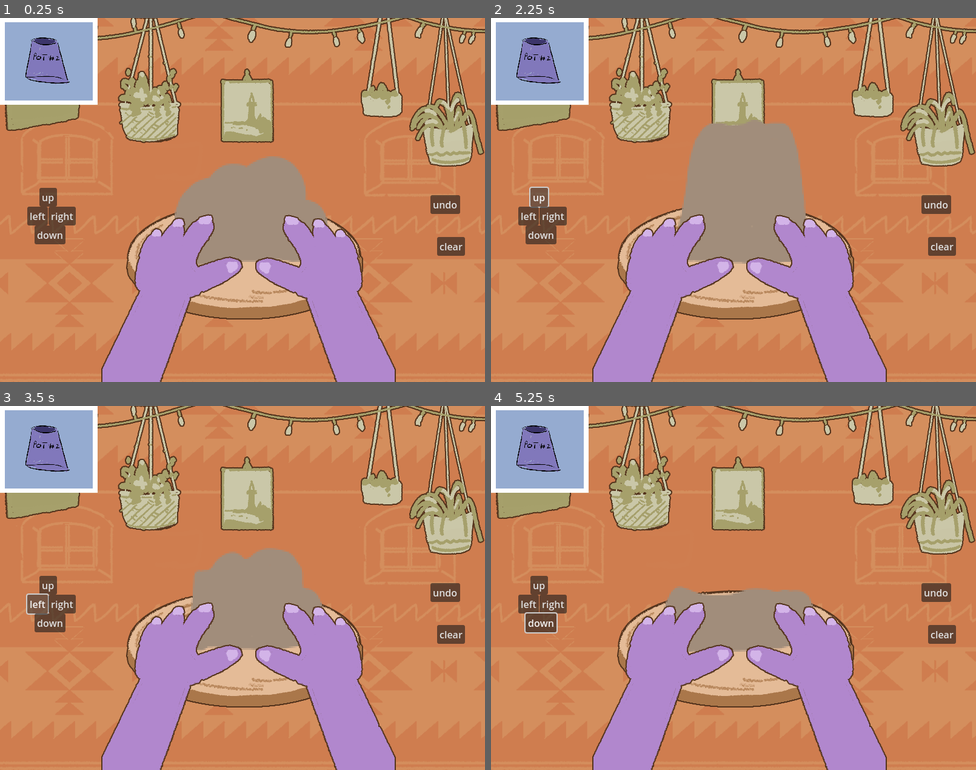
Above: before the commit, frames 1-4 (two rows, left to right).
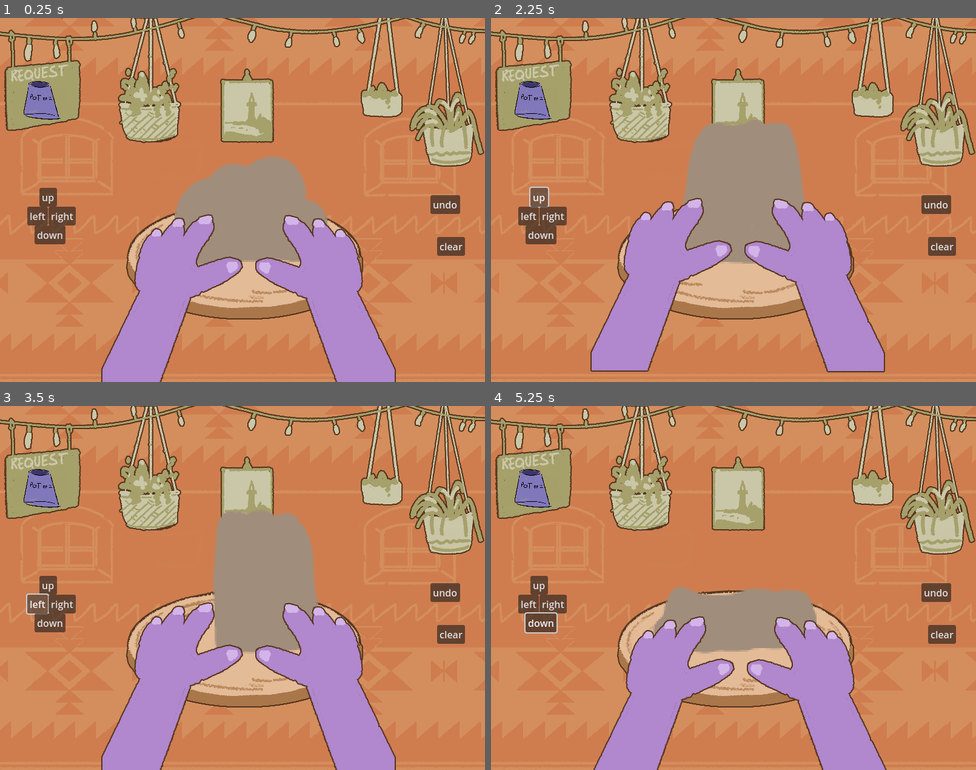
Above: after the commit, the same moments.

Repository: meryem0798/CLAYNIAC
Game: Godot game, scene res://scenes/main.tscn
The game is run twice, just before and just after one commit, with the same random seed, the same clock (stepped at 60 frames per second) and the same inputs.
Inputs (mouse positions are in pixels of both pictures, inside the frame that each line leads up to):
- Up to frame 1 (0.25 s): no input
- Up to frame 2 (2.25 s): click "undo" at 0.5 s; click "clear" at 1.25 s; click "up" at 2 s
- Up to frame 3 (3.5 s): click "left" at 2.75 s
- Up to frame 4 (5.25 s): click "right" at 3.5 s; click "down" at 4.25 s; tap Enter at 5 s; move the mouse to (840, 569) at 5.02 s; hold Right (ui_right) from 5.03 s (still down); click (840, 569) at 5.17 s

The runs differ from the first frame. In frame 1, 5.1% of the frame differs, in the area x 0-21%, y 0-28%; in frame 2, 12%, in the area x 0-82%, y 0-100%; in frame 3, 7.7%; in frame 4, 10%.

Commit message:
paint mechanic MARCHE YESSSSS!!!!! + je crois avoir enfin fix tous les bugs de main scene

Diff:
--- a/project.godot
+++ b/project.godot
@@ -15,6 +15,10 @@
 config/features=PackedStringArray("4.4", "Forward Plus")
 config/icon="res://icon.svg"
 
+[autoload]
+
+GameManager="*res://scripts/GameManager.gd"
+
 [display]
 
 window/size/viewport_width=800
--- /dev/null
+++ b/scenes/final.tscn
@@ -0,0 +1,33 @@
+[gd_scene load_steps=6 format=3 uid="uid://butquomiv6fai"]
+
+[ext_resource type="Script" uid="uid://8s2xicrsrv30" path="res://scripts/final.gd" id="1_op64y"]
+[ext_resource type="Texture2D" uid="uid://bo2r1y72m7s8g" path="res://sprites/bgs/mur.png" id="1_qkvop"]
+[ext_resource type="Texture2D" uid="uid://c0be8sqynn6im" path="res://sprites/bgs/walldeco.png" id="2_op64y"]
+[ext_resource type="Texture2D" uid="uid://cynlvwsa7k8bo" path="res://sprites/argile/argile0.png" id="4_gh6hq"]
+[ext_resource type="Texture2D" uid="uid://duumhqeld8ujr" path="res://sprites/bgs/potterywheel.png" id="4_y0die"]
+
+[node name="final" type="Node2D"]
+script = ExtResource("1_op64y")
+
+[node name="bg" type="TextureRect" parent="."]
+texture_filter = 1
+offset_right = 807.0
+offset_bottom = 610.0
+texture = ExtResource("1_qkvop")
+
+[node name="bg2" type="TextureRect" parent="."]
+texture_filter = 1
+offset_right = 40.0
+offset_bottom = 40.0
+texture = ExtResource("2_op64y")
+
+[node name="truc" type="Sprite2D" parent="."]
+texture_filter = 1
+position = Vector2(396, 207)
+texture = ExtResource("4_y0die")
+
+[node name="argilelol2" type="Sprite2D" parent="."]
+texture_filter = 1
+position = Vector2(399, 168)
+scale = Vector2(3, 3)
+texture = ExtResource("4_gh6hq")
--- a/scenes/main.tscn
+++ b/scenes/main.tscn
@@ -9,15 +9,112 @@
 [ext_resource type="Texture2D" uid="uid://duumhqeld8ujr" path="res://sprites/bgs/potterywheel.png" id="6_trceg"]
 [ext_resource type="Script" uid="uid://de5vybmcg0dhg" path="res://scripts/argile.gd" id="8_ya4ey"]
 [ext_resource type="Texture2D" uid="uid://inp2qbgx1pr" path="res://sprites/bgs/hands.png" id="10_a8y0u"]
+[ext_resource type="Texture2D" uid="uid://dktp50or36l47" path="res://sprites/bgs/hands2.png" id="10_choun"]
+[ext_resource type="Texture2D" uid="uid://c1ubbw3k4p6my" path="res://sprites/bgs/handsleft.png" id="11_trceg"]
+[ext_resource type="Texture2D" uid="uid://dnspwrbp3881o" path="res://sprites/bgs/handsright.png" id="12_a8y0u"]
+[ext_resource type="Texture2D" uid="uid://x1pmqbmifmrx" path="res://sprites/bgs/handsup.png" id="13_jkv2x"]
+
+[sub_resource type="AtlasTexture" id="AtlasTexture_ya4ey"]
+atlas = ExtResource("10_a8y0u")
+region = Rect2(0, 0, 800, 600)
+
+[sub_resource type="AtlasTexture" id="AtlasTexture_trceg"]
+atlas = ExtResource("10_choun")
+region = Rect2(0, 0, 800, 600)
+
+[sub_resource type="AtlasTexture" id="AtlasTexture_a8y0u"]
+atlas = ExtResource("10_a8y0u")
+region = Rect2(0, 0, 800, 600)
+
+[sub_resource type="AtlasTexture" id="AtlasTexture_jbj1t"]
+atlas = ExtResource("11_trceg")
+region = Rect2(0, 0, 800, 600)
+
+[sub_resource type="AtlasTexture" id="AtlasTexture_muem4"]
+atlas = ExtResource("10_a8y0u")
+region = Rect2(0, 0, 800, 600)
+
+[sub_resource type="AtlasTexture" id="AtlasTexture_dp3eg"]
+atlas = ExtResource("12_a8y0u")
+region = Rect2(0, 0, 800, 600)
+
+[sub_resource type="AtlasTexture" id="AtlasTexture_0ld40"]
+atlas = ExtResource("10_a8y0u")
+region = Rect2(0, 0, 800, 600)
+
+[sub_resource type="AtlasTexture" id="AtlasTexture_gqmmt"]
+atlas = ExtResource("13_jkv2x")
+region = Rect2(0, 0, 800, 600)
+
+[sub_resource type="AtlasTexture" id="AtlasTexture_yc10j"]
+atlas = ExtResource("10_a8y0u")
+region = Rect2(0, 0, 800, 600)
+
+[sub_resource type="SpriteFrames" id="SpriteFrames_jkv2x"]
+animations = [{
+"frames": [{
+"duration": 1.0,
+"texture": SubResource("AtlasTexture_ya4ey")
+}],
+"loop": true,
+"name": &"default",
+"speed": 5.0
+}, {
+"frames": [{
+"duration": 1.0,
+"texture": SubResource("AtlasTexture_trceg")
+}, {
+"duration": 1.0,
+"texture": SubResource("AtlasTexture_a8y0u")
+}],
+"loop": false,
+"name": &"down",
+"speed": 3.0
+}, {
+"frames": [{
+"duration": 1.0,
+"texture": SubResource("AtlasTexture_jbj1t")
+}, {
+"duration": 1.0,
+"texture": SubResource("AtlasTexture_muem4")
+}],
+"loop": false,
+"name": &"left",
+"speed": 3.0
+}, {
+"frames": [{
+"duration": 1.0,
+"texture": SubResource("AtlasTexture_dp3eg")
+}, {
+"duration": 1.0,
+"texture": SubResource("AtlasTexture_0ld40")
+}],
+"loop": false,
+"name": &"right",
+"speed": 3.0
+}, {
+"frames": [{
+"duration": 1.0,
+"texture": SubResource("AtlasTexture_gqmmt")
+}, {
+"duration": 1.0,
+"texture": SubResource("AtlasTexture_yc10j")
+}],
+"loop": false,
+"name": &"up",
+"speed": 3.0
+}]
 
 [node name="main" type="Node2D"]
 
 [node name="bg" type="TextureRect" parent="."]
+texture_filter = 1
 offset_right = 807.0
 offset_bottom = 610.0
 texture = ExtResource("1_ya4ey")
 
 [node name="bg2" type="TextureRect" parent="."]
+texture_filter = 1
 offset_right = 40.0
 offset_bottom = 40.0
 texture = ExtResource("2_eb6dy")
@@ -29,6 +126,7 @@
 offset_bottom = 144.0
 
 [node name="requestsquare" type="TextureRect" parent="requests"]
+visible = false
 texture_filter = 1
 layout_mode = 0
 offset_right = 644.0
@@ -38,8 +136,8 @@
 
 [node name="rqst_spr" type="Sprite2D" parent="requests"]
 texture_filter = 1
-position = Vector2(76, 62)
-scale = Vector2(0.3, 0.3)
+position = Vector2(67, 129)
+scale = Vector2(0.25, 0.25)
 texture = ExtResource("2_jyhfs")
 script = ExtResource("5_ya4ey")
 
@@ -55,10 +153,12 @@
 texture = ExtResource("5_tefeu")
 script = ExtResource("8_ya4ey")
 
-[node name="arms" type="Sprite2D" parent="."]
+[node name="arms" type="AnimatedSprite2D" parent="."]
 texture_filter = 1
 position = Vector2(278, 334)
-texture = ExtResource("10_a8y0u")
+sprite_frames = SubResource("SpriteFrames_jkv2x")
+animation = &"up"
+autoplay = "default"
 
 [node name="undo" type="Button" parent="."]
 offset_left = 710.0
@@ -102,6 +202,7 @@
 offset_bottom = 373.0
 text = "down"
 
+[connection signal="pressed" from="undo" to="argile" method="_on_undo_pressed"]
 [connection signal="pressed" from="clear" to="requests/rqst_spr" method="_on_clear_pressed"]
 [connection signal="pressed" from="clear" to="argile" method="_on_clear_pressed"]
 [connection signal="pressed" from="btn_up" to="requests/rqst_spr" method="_on_btn_up_pressed"]
--- /dev/null
+++ b/scenes/oven.gd
@@ -0,0 +1,14 @@
+extends Node2D
+@onready var rqst_spr_2: Sprite2D = $rqst_spr2
+
+func _ready() -> void:
+	rqst_spr_2.texture = GameManager.pot_demande
+
+
+
+func _on_button_pressed() -> void:
+	#play sound
+	#play oven animation
+	await get_tree().create_timer(2.0).timeout
+	get_tree().change_scene_to_file("res://scenes/paint.tscn")
+	pass
--- /dev/null
+++ b/scenes/oven.tscn
@@ -0,0 +1,49 @@
+[gd_scene load_steps=7 format=3 uid="uid://m236reffi30n"]
+
+[ext_resource type="Script" uid="uid://dej7hxhihjl7" path="res://scenes/oven.gd" id="1_c6yvy"]
+[ext_resource type="Texture2D" uid="uid://bo2r1y72m7s8g" path="res://sprites/bgs/mur.png" id="1_pgb8s"]
+[ext_resource type="Texture2D" uid="uid://c0be8sqynn6im" path="res://sprites/bgs/walldeco.png" id="2_m1wc2"]
+[ext_resource type="Texture2D" uid="uid://duumhqeld8ujr" path="res://sprites/bgs/potterywheel.png" id="3_c6yvy"]
+[ext_resource type="Texture2D" uid="uid://duse1edpuj2m3" path="res://sprites/bgs/four.png" id="4_m1wc2"]
+[ext_resource type="Texture2D" uid="uid://3qf7ucdw6y0c" path="res://sprites/pots/pot1.png" id="6_vkw7c"]
+
+[node name="oven" type="Node2D"]
+script = ExtResource("1_c6yvy")
+
+[node name="bg" type="TextureRect" parent="."]
+texture_filter = 1
+offset_right = 807.0
+offset_bottom = 610.0
+texture = ExtResource("1_pgb8s")
+
+[node name="bg2" type="TextureRect" parent="."]
+texture_filter = 1
+offset_right = 40.0
+offset_bottom = 40.0
+texture = ExtResource("2_m1wc2")
+
+[node name="truc" type="Sprite2D" parent="."]
+visible = false
+texture_filter = 1
+position = Vector2(396, 207)
+texture = ExtResource("3_c6yvy")
+
+[node name="four" type="Sprite2D" parent="."]
+texture_filter = 1
+position = Vector2(402, 294)
+texture = ExtResource("4_m1wc2")
+
+[node name="Button" type="Button" parent="."]
+offset_left = 32.0
+offset_top = 251.0
+offset_right = 197.0
+offset_bottom = 340.0
+text = "put in oven"
+
+[node name="rqst_spr2" type="Sprite2D" parent="."]
+texture_filter = 1
+position = Vector2(67, 129)
+scale = Vector2(0.25, 0.25)
+texture = ExtResource("6_vkw7c")
+
+[connection signal="pressed" from="Button" to="." method="_on_button_pressed"]
--- /dev/null
+++ b/scenes/paint.gd
@@ -0,0 +1,127 @@
+extends Node2D
+
+@onready var argilelol: Sprite2D = $argilelol
+@onready var color_picker: ColorPickerButton = $ColorPickerButton
+@onready var area_2d: Area2D = $Area2D
+@onready var rqst_spr_3: Sprite2D = $rqst_spr3
+
+var draw_image: Image
+var draw_texture: ImageTexture
+var brush_color: Color = Color.BLACK
+var brush_size: int = 3
+var last_mouse_pos: Vector2 = Vector2.ZERO
+
+var original_image: Image
+var is_erasing: bool = false
+
+func _ready():
+	rqst_spr_3.texture = GameManager.pot_demande
+	if GameManager.argile_texture: #je vais me tuer pq il fallait que je vérifie si l'e potargile' existe pr que ça marche????????
+		argilelol.texture = GameManager.argile_texture
+
+
+	var temp_image = argilelol.texture.get_image()
+	temp_image.convert(Image.FORMAT_RGBA8)
+	original_image = temp_image.duplicate()
+
+	draw_image = temp_image
+	draw_texture = ImageTexture.create_from_image(draw_image)
+	argilelol.texture = draw_texture
+
+
+
+func _input(event: InputEvent) -> void:
+	if not is_mouse_in_area():
+		last_mouse_pos = Vector2.ZERO
+		return
+
+	if event is InputEventMouseButton:
+		if event.button_index == MOUSE_BUTTON_LEFT:
+			if event.pressed:
+				var local_pos = get_local_mouse_pos_on_sprite()
+				last_mouse_pos = local_pos
+				draw_point(local_pos)
+			else:
+				last_mouse_pos = Vector2.ZERO
+
+	if event is InputEventMouseMotion and event.button_mask & MOUSE_BUTTON_MASK_LEFT:
+		var local_pos = get_local_mouse_pos_on_sprite()
+		if last_mouse_pos != Vector2.ZERO:
+			draw_line_segmented(last_mouse_pos, local_pos)
+			last_mouse_pos = local_pos
+
+func is_mouse_in_area() -> bool:
+	var mouse_pos = get_global_mouse_position()
+
+	var query = PhysicsPointQueryParameters2D.new()
+	query.position = mouse_pos
+	query.collide_with_areas = true
+
+
+	var results = get_world_2d().direct_space_state.intersect_point(query)
+
+	for res in results:
+		if res.collider == area_2d:
+			return true
+	return false
+
+func get_local_mouse_pos_on_sprite() -> Vector2:
+	var rect = argilelol.get_rect()
+	return argilelol.to_local(get_global_mouse_position()) + rect.size / 2
+
+func draw_point(pos: Vector2):
+	var x = int(pos.x)
+	var y = int(pos.y)
+	var half_size = brush_size / 2
+
+	if is_erasing:
+		for i in range(-half_size, half_size):
+			for j in range(-half_size, half_size):
+				var px = x + i
+				var py = y + j
+
+				if px >= 0 and px < draw_image.get_width() and py >= 0 and py < draw_image.get_height():
+					var original_pixel = original_image.get_pixel(px, py)
+					draw_image.set_pixel(px, py, original_pixel)
+	else:
+		var rect = Rect2i(x - half_size, y - half_size, brush_size, brush_size)
+		draw_image.fill_rect(rect, brush_color)
+
+	draw_texture.update(draw_image)
+
+func draw_line_segmented(from: Vector2, to: Vector2):
+	var distance = from.distance_to(to)
+	var steps = max(distance / 2.0, 1)
+	for s in range(steps):
+		var lerp_pos = from.lerp(to, float(s) / steps)
+		draw_point(lerp_pos)
+
+func _on_color_picker_button_color_changed(color: Color) -> void:
+	brush_color = color
+
+
+func _on_done_pressed() -> void:
+	GameManager.argile_texture = argilelol.texture
+	get_tree().change_scene_to_file("res://scenes/final.tscn")
+
+
+func _on_brush_pressed() -> void:
+	is_erasing = false
+	print("paint test")
+
+
+func _on_eraser_pressed() -> void:
+	is_erasing = true
+	print("gomme test")
+
+
+func _on_small_pressed() -> void:
+	brush_size = 2
+
+
+func _on_medium_pressed() -> void:
+	brush_size = 3
+
+
+func _on_big_pressed() -> void:
+	brush_size = 5
--- /dev/null
+++ b/scenes/paint.tscn
@@ -0,0 +1,227 @@
+[gd_scene load_steps=22 format=3 uid="uid://op6wimbh5dnr"]
+
+[ext_resource type="Script" uid="uid://kap7dbfhvt6s" path="res://scenes/paint.gd" id="1_gm6b1"]
+[ext_resource type="Texture2D" uid="uid://bo2r1y72m7s8g" path="res://sprites/bgs/mur.png" id="1_vhmiv"]
+[ext_resource type="Texture2D" uid="uid://c0be8sqynn6im" path="res://sprites/bgs/walldeco.png" id="2_yiwe3"]
+[ext_resource type="Texture2D" uid="uid://cynlvwsa7k8bo" path="res://sprites/argile/argile0.png" id="3_8nnhm"]
+[ext_resource type="Texture2D" uid="uid://inp2qbgx1pr" path="res://sprites/bgs/hands.png" id="4_8d07b"]
+[ext_resource type="Texture2D" uid="uid://duumhqeld8ujr" path="res://sprites/bgs/potterywheel.png" id="4_gm6b1"]
+[ext_resource type="Texture2D" uid="uid://dktp50or36l47" path="res://sprites/bgs/hands2.png" id="5_l0185"]
+[ext_resource type="Texture2D" uid="uid://c1ubbw3k4p6my" path="res://sprites/bgs/handsleft.png" id="6_gm6b1"]
+[ext_resource type="Texture2D" uid="uid://dnspwrbp3881o" path="res://sprites/bgs/handsright.png" id="7_xtu5c"]
+[ext_resource type="Texture2D" uid="uid://x1pmqbmifmrx" path="res://sprites/bgs/handsup.png" id="8_34h7g"]
+[ext_resource type="Texture2D" uid="uid://3qf7ucdw6y0c" path="res://sprites/pots/pot1.png" id="11_xtu5c"]
+
+[sub_resource type="AtlasTexture" id="AtlasTexture_ya4ey"]
+atlas = ExtResource("4_8d07b")
+region = Rect2(0, 0, 800, 600)
+
+[sub_resource type="AtlasTexture" id="AtlasTexture_trceg"]
+atlas = ExtResource("5_l0185")
+region = Rect2(0, 0, 800, 600)
+
+[sub_resource type="AtlasTexture" id="AtlasTexture_a8y0u"]
+atlas = ExtResource("4_8d07b")
+region = Rect2(0, 0, 800, 600)
+
+[sub_resource type="AtlasTexture" id="AtlasTexture_jbj1t"]
+atlas = ExtResource("6_gm6b1")
+region = Rect2(0, 0, 800, 600)
+
+[sub_resource type="AtlasTexture" id="AtlasTexture_muem4"]
+atlas = ExtResource("4_8d07b")
+region = Rect2(0, 0, 800, 600)
+
+[sub_resource type="AtlasTexture" id="AtlasTexture_dp3eg"]
+atlas = ExtResource("7_xtu5c")
+region = Rect2(0, 0, 800, 600)
+
+[sub_resource type="AtlasTexture" id="AtlasTexture_0ld40"]
+atlas = ExtResource("4_8d07b")
+region = Rect2(0, 0, 800, 600)
+
+[sub_resource type="AtlasTexture" id="AtlasTexture_gqmmt"]
+atlas = ExtResource("8_34h7g")
+region = Rect2(0, 0, 800, 600)
+
+[sub_resource type="AtlasTexture" id="AtlasTexture_yc10j"]
+atlas = ExtResource("4_8d07b")
+region = Rect2(0, 0, 800, 600)
+
+[sub_resource type="SpriteFrames" id="SpriteFrames_wfc6h"]
+animations = [{
+"frames": [{
+"duration": 1.0,
+"texture": SubResource("AtlasTexture_ya4ey")
+}],
+"loop": true,
+"name": &"default",
+"speed": 5.0
+}, {
+"frames": [{
+"duration": 1.0,
+"texture": SubResource("AtlasTexture_trceg")
+}, {
+"duration": 1.0,
+"texture": SubResource("AtlasTexture_a8y0u")
+}],
+"loop": false,
+"name": &"down",
+"speed": 3.0
+}, {
+"frames": [{
+"duration": 1.0,
+"texture": SubResource("AtlasTexture_jbj1t")
+}, {
+"duration": 1.0,
+"texture": SubResource("AtlasTexture_muem4")
+}],
+"loop": false,
+"name": &"left",
+"speed": 3.0
+}, {
+"frames": [{
+"duration": 1.0,
+"texture": SubResource("AtlasTexture_dp3eg")
+}, {
+"duration": 1.0,
+"texture": SubResource("AtlasTexture_0ld40")
+}],
+"loop": false,
+"name": &"right",
+"speed": 3.0
+}, {
+"frames": [{
+"duration": 1.0,
+"texture": SubResource("AtlasTexture_gqmmt")
+}, {
+"duration": 1.0,
+"texture": SubResource("AtlasTexture_yc10j")
+}],
+"loop": false,
+"name": &"up",
+"speed": 3.0
+}]
+
+[node name="paint" type="Node2D"]
+script = ExtResource("1_gm6b1")
+
+[node name="bg" type="TextureRect" parent="."]
+texture_filter = 1
+offset_right = 807.0
+offset_bottom = 610.0
+texture = ExtResource("1_vhmiv")
+
+[node name="bg2" type="TextureRect" parent="."]
+texture_filter = 1
+offset_right = 40.0
+offset_bottom = 40.0
+texture = ExtResource("2_yiwe3")
+
+[node name="truc" type="Sprite2D" parent="."]
+texture_filter = 1
+position = Vector2(396, 207)
+texture = ExtResource("4_gm6b1")
+
+[node name="argilelol" type="Sprite2D" parent="."]
+texture_filter = 1
+position = Vector2(399, 168)
+scale = Vector2(3, 3)
+texture = ExtResource("3_8nnhm")
+
+[node name="arms" type="AnimatedSprite2D" parent="."]
+visible = false
+texture_filter = 1
+position = Vector2(278, 334)
+sprite_frames = SubResource("SpriteFrames_wfc6h")
+autoplay = "default"
+
+[node name="paintbutton" type="Button" parent="."]
+offset_left = 391.0
+offset_top = 467.0
+offset_right = 446.0
+offset_bottom = 498.0
+text = "PAINT"
+
+[node name="DrawWindow" type="PopupPanel" parent="."]
+position = Vector2i(0, 9)
+size = Vector2i(508, 508)
+
+[node name="DrawArea" type="TextureRect" parent="DrawWindow"]
+visible = false
+texture_filter = 1
+offset_left = 4.0
+offset_top = 4.0
+offset_right = 504.0
+offset_bottom = 504.0
+texture = ExtResource("3_8nnhm")
+
+[node name="ColorPickerButton" type="ColorPickerButton" parent="."]
+offset_left = 97.0
+offset_top = 128.0
+offset_right = 166.0
+offset_bottom = 193.0
+
+[node name="Area2D" type="Area2D" parent="."]
+
+[node name="CollisionPolygon2D" type="CollisionPolygon2D" parent="Area2D"]
+polygon = PackedVector2Array(273, 361, 275, 333, 277, 322, 284, 305, 291, 288, 296, 280, 308, 266, 317, 260, 333, 249, 347, 240, 368, 237, 382, 232, 394, 225, 405, 217, 427, 215, 440, 219, 459, 223, 485, 249, 507, 274, 527, 299, 527, 314, 534, 340, 535, 357, 530, 375, 507, 391, 472, 390, 451, 398, 405, 398, 345, 394, 323, 398, 304, 400, 274, 391, 272, 383, 272, 367)
+
+[node name="done" type="Button" parent="."]
+offset_left = 391.0
+offset_top = 523.0
+offset_right = 445.0
+offset_bottom = 554.0
+text = "DONE"
+
+[node name="brush" type="Button" parent="."]
+offset_left = 22.0
+offset_top = 555.0
+offset_right = 75.0
+offset_bottom = 586.0
+text = "brush"
+
+[node name="eraser" type="Button" parent="."]
+offset_left = 730.0
+offset_top = 559.0
+offset_right = 788.0
+offset_bottom = 590.0
+text = "eraser"
+
+[node name="small" type="Button" parent="."]
+offset_left = 19.0
+offset_top = 254.0
+offset_right = 69.0
+offset_bottom = 285.0
+text = "small"
+
+[node name="medium" type="Button" parent="."]
+offset_left = 21.0
+offset_top = 293.0
+offset_right = 94.0
+offset_bottom = 324.0
+text = "medium"
+
+[node name="big" type="Button" parent="."]
+offset_left = 23.0
+offset_top = 336.0
+offset_right = 55.0
+offset_bottom = 367.0
+text = "big
+"
+
+[node name="rqst_spr3" type="Sprite2D" parent="."]
+texture_filter = 1
+position = Vector2(67, 129)
+scale = Vector2(0.25, 0.25)
+texture = ExtResource("11_xtu5c")
+
+[connection signal="pressed" from="paintbutton" to="." method="_on_paintbutton_pressed"]
+[connection signal="gui_input" from="DrawWindow/DrawArea" to="." method="_on_draw_area_gui_input"]
+[connection signal="color_changed" from="ColorPickerButton" to="." method="_on_color_picker_button_color_changed"]
+[connection signal="pressed" from="done" to="." method="_on_done_pressed"]
+[connection signal="pressed" from="brush" to="." method="_on_brush_pressed"]
+[connection signal="pressed" from="eraser" to="." method="_on_eraser_pressed"]
+[connection signal="pressed" from="small" to="." method="_on_small_pressed"]
+[connection signal="pressed" from="medium" to="." method="_on_medium_pressed"]
+[connection signal="pressed" from="big" to="." method="_on_big_pressed"]
--- a/scenes/rqst_spr.gd
+++ b/scenes/rqst_spr.gd
@@ -47,33 +47,51 @@
 	return check_sequence()
 
 func check_sequence() -> String:
-	var i = player_sequence.size() - 1
+	#var i = player_sequence.size() - 1
 	var combos = pots[current_pot]
 
 	var still_possible = false
 	for seq in combos:
-		if i < seq.size() and player_sequence[i] == seq[i]:
-			still_possible = true
-			break
-
-	if not still_possible:
-		fail()
-
-
-	for seq in combos:
 		if player_sequence == seq:
 			success()
 			return "success"
+		#break
+
+	#if not still_possible:
+	#	fail()
+
+
+	#for seq in combos:
+	#	if player_sequence == seq:
+	#		success()
+	#		return "success"
 
 	return "continue"
 
 func success():
 	print("gg ")
-	argile.texture = self.texture
-	argile.texture = argile0_texture
-	pick_random_pot()
+	var seq = player_sequence
+	var sequence_name = "".join(seq)
+	var path = "res://sprites/argile/argile_%s.png" % sequence_name
+
+	if ResourceLoader.exists(path):
+		argile.texture = load(path)
+
+	GameManager.argile_texture = argile.texture
+	GameManager.pot_demande = self.texture
+
+	await get_tree().create_timer(2.0).timeout
+	get_tree().change_scene_to_file("res://scenes/oven.tscn")
 
 func fail():
 	print("nn mdr")
+	#player_sequence.clear()
+	#argile.texture = argile0_texture
+
+func undo_sequence():
+	if player_sequence.size() > 0:
+		player_sequence.pop_back()
+
+
+func _on_clear_pressed() -> void:
 	player_sequence.clear()
-	#argile.texture = argile0_texture
--- /dev/null
+++ b/scripts/GameManager.gd
@@ -0,0 +1,5 @@
+extends Node
+
+var argile_texture: Texture2D
+
+var pot_demande: Texture2D
--- a/scripts/argile.gd
+++ b/scripts/argile.gd
@@ -2,6 +2,7 @@
 
 
 @onready var rqst: Sprite2D = $"../requests/rqst_spr"
+@onready var arms: AnimatedSprite2D = $"../arms"
 
 
 var argile0
@@ -15,7 +16,7 @@
 var argile_up_up
 var argile_up_down
 
-
+var texture_history := [] #omg une pile j'utilise vraiment les cours de L1/ NSI là.... wow
 var current_state := "center"
 
 
@@ -23,7 +24,7 @@
 var down_pressed := false
 var left_pressed := false
 var right_pressed := false
-
+var freeze_ecran := true
 
 func _ready():
 	argile0 = load("res://sprites/argile/argile0.png")
@@ -43,14 +44,18 @@
 func _process(_delta):
 	var mdr := ""
 
-	if Input.is_action_just_pressed("ui_left") or left_pressed:
+	if Input.is_action_just_pressed('ui_left') or left_pressed:
 		mdr = "left"
-	elif Input.is_action_just_pressed("ui_right") or right_pressed:
+		arms.play('left')
+	elif  Input.is_action_just_pressed('ui_right') or right_pressed:
 		mdr = "right"
-	elif Input.is_action_just_pressed("ui_up") or up_pressed:
+		arms.play('right')
+	elif  Input.is_action_just_pressed('ui_up') or up_pressed:
 		mdr = "up"
-	elif Input.is_action_just_pressed("ui_down") or down_pressed:
+		arms.play('up')
+	elif Input.is_action_just_pressed('ui_down') or down_pressed:
 		mdr = "down"
+		arms.play('down')
 
 	if mdr != "":
 		apply_direction(mdr)
@@ -58,8 +63,10 @@
 
 
 func apply_direction(mdr: String):
-	if !rqst:
+	if !rqst or !freeze_ecran:
 		return
+
+	texture_history.append(texture)
 	var result = rqst.register_input(mdr)
 
 	var seq = rqst.player_sequence
@@ -69,14 +76,32 @@
 	if ResourceLoader.exists(path):
 		texture = load(path)
 	else:
+		if seq.size() >=2:
+			var last_two = seq.slice(-2)
+			var short_path = "res://sprites/argile/argile_%s%s.png" % [last_two[0], last_two[1]]
+			if ResourceLoader.exists(short_path):
+				texture = load(short_path)
+				return
+
 		var fallback_path = "res://sprites/argile/argile_%s.png" % mdr
 		if ResourceLoader.exists(fallback_path):
 			texture = load(fallback_path)
 
-	if result == "success" or result == "fail":
-		await get_tree().create_timer(0.5).timeout
-		reset_argile()
+	#if result == "fail":
+	#		await get_tree().create_timer(0.5).timeout
+	#		reset_argile()
 
+	if result == "success":
+		freeze_ecran = false
+		set_process(false)
+
+
+func undo_move():
+	if texture_history.size() > 0:
+		var previous_texture = texture_history.pop_back()
+		texture = previous_texture
+
+		rqst.undo_sequence()
 
 func reset_argile():
 	texture = argile0
@@ -91,8 +116,17 @@
 	right_pressed = false
 
 
-func _on_btn_up_pressed(): up_pressed = true
-func _on_btn_down_pressed(): down_pressed = true
-func _on_btn_left_pressed(): left_pressed = true
-func _on_btn_right_pressed(): right_pressed = true
-func _on_clear_pressed(): reset_argile()
+func _on_btn_up_pressed():
+	up_pressed = true
+func _on_btn_down_pressed():
+	down_pressed = true
+func _on_btn_left_pressed():
+	left_pressed = true
+func _on_btn_right_pressed():
+	right_pressed = true
+func _on_clear_pressed():
+	reset_argile()
+
+
+func _on_undo_pressed() -> void:
+	undo_move()
--- /dev/null
+++ b/scripts/final.gd
@@ -0,0 +1,9 @@
+extends Node2D
+@onready var argilelol_2: Sprite2D = $argilelol2
+
+
+func _ready():
+	if GameManager.argile_texture:
+		argilelol_2.texture = GameManager.argile_texture
+	else:
+		print("nn")
Not shown: 1 places in scenes/main.tscn that only renumber resources
Not shown, added: scenes/oven.gd.uid
Not shown, added: scenes/paint.gd.uid
Not shown, added: scripts/GameManager.gd.uid
Not shown, added: scripts/final.gd.uid
Binary file added: sprites/argile/bg33.png
Not shown, added: sprites/argile/bg33.png.import
Binary file added: sprites/bgs/four.png
Not shown, added: sprites/bgs/four.png.import
Binary file added: sprites/bgs/hands2.png
Not shown, added: sprites/bgs/hands2.png.import
Binary file added: sprites/bgs/handsleft.png
(and 5 more such lines)
